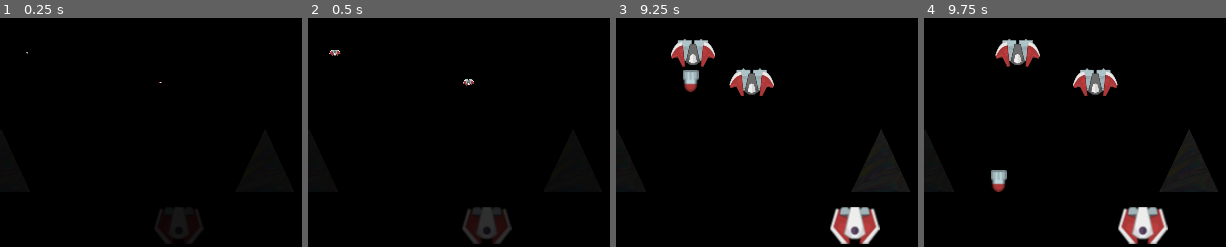
Above: before the commit, frames 1-4 (left to right).
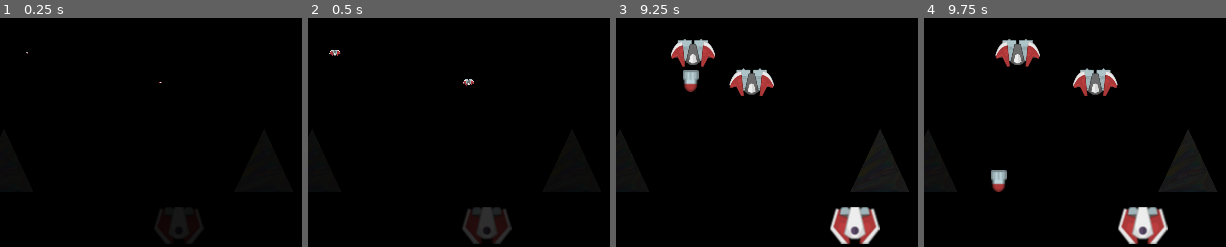
Above: after the commit, the same moments.

Repository: danboid/VGAces
Game: Godot game, scene res://Main.tscn
Two runs of this game, one before a commit and one after it. Both use one fixed random seed, a clock stepped at 60 frames per second and the inputs below.
Inputs:
- Up to frame 1 (0.25 s): no input
- Up to frame 2 (0.5 s): no input
- Up to frame 3 (9.25 s): hold Right (ui_right) 0.53-1.28 s; tap Space (ui_select) at 0.77, 1.52, 3.02, 3.77, 4.52, 6.02, 6.77, 7.52, 9.02 s; hold Left (ui_left) 1.28-2.03 s; hold Right (ui_right) 2.03-3.53 s; hold Left (ui_left) 3.53-5.78 s; hold Right (ui_right) 5.78-8.03 s; hold Left (ui_left) from 8.03 s (still down)
- Up to frame 4 (9.75 s): release Left (ui_left) at 9.53 s; hold Right (ui_right) from 9.53 s (still down)
The pictures show only the part of the screen within x 10-60%, y 50-100%; the shares and areas given below are measured in that part.

The runs differ from the first frame. In frame 3, 0.1% of the frame differs, in the area x 77-98%, y 48-76%; in frame 4, 0.1%.

Commit message:
Add spawn_widehorns()

Diff:
--- a/Main.gd
+++ b/Main.gd
@@ -8,6 +8,7 @@
 onready var velon = preload("res://Velon.tscn")
 onready var velons = get_node("Velons")
 onready var ovni = preload("res://Ovni.tscn")
+onready var widehorn = preload("res://Widehorn.tscn")
 
 var velocity = Vector2()
 var spacepressed = false
@@ -18,11 +19,13 @@
 var veloncount = 10
 var highscore = 0
 var ovnitimer = null
+var widehorns = 0
 
 func _ready():
 	randomize()
 	spawn_player()
 	spawn_velons(veloncount)
+	spawn_widehorns()
 	ovnitimer = Timer.new()
 	ovnitimer.set_name("ovnitimer")
 	ovnitimer.set_one_shot(true)
@@ -65,6 +68,9 @@
 		veloncount += 7
 		spawn_velons(veloncount)
 
+	if widehorns == 0:
+		spawn_widehorns()
+
 func fire():
 	if has_node("Player"):
 		pmisscount = pmisscount + 1
@@ -102,3 +108,18 @@
 	o.connect("scoreup", self, "update_score")
 	o.set_position(Vector2(-50,33))
 	$Siren.play()
+
+func spawn_widehorns():
+	var lw = widehorn.instance()
+	add_child(lw)
+	lw.set_position(Vector2(63,393))
+
+	var mw = widehorn.instance()
+	add_child(mw)
+	mw.set_position(Vector2(323,393))
+
+	var rw = widehorn.instance()
+	add_child(rw)
+	rw.set_position(Vector2(569,393))
+
+	widehorns = 3
--- a/Main.tscn
+++ b/Main.tscn
@@ -8,8 +8,7 @@
 [ext_resource path="res://ogg/explosion.ogg" type="AudioStream" id=6]
 [ext_resource path="res://ogg/death.ogg" type="AudioStream" id=7]
 [ext_resource path="res://ogg/siren.ogg" type="AudioStream" id=8]
-[ext_resource path="res://Widehorn.tscn" type="PackedScene" id=9]
-[ext_resource path="res://ogg/whinny.ogg" type="AudioStream" id=10]
+[ext_resource path="res://ogg/whinny.ogg" type="AudioStream" id=9]
 
 [node name="Main" type="Node" index="0"]
 
@@ -72,24 +71,9 @@
 mix_target = 0
 bus = "Master"
 
-[node name="Widehorn" parent="." index="7" instance=ExtResource( 9 )]
+[node name="Whinny" type="AudioStreamPlayer" parent="." index="7"]
 
-position = Vector2( 324, 393 )
-_sections_unfolded = [ "Transform" ]
-
-[node name="Widehorn2" parent="." index="8" instance=ExtResource( 9 )]
-
-position = Vector2( 60, 393 )
-_sections_unfolded = [ "Transform" ]
-
-[node name="Widehorn3" parent="." index="9" instance=ExtResource( 9 )]
-
-position = Vector2( 569, 393 )
-_sections_unfolded = [ "Transform" ]
-
-[node name="Whinny" type="AudioStreamPlayer" parent="." index="10"]
-
-stream = ExtResource( 10 )
+stream = ExtResource( 9 )
 volume_db = 0.0
 autoplay = false
 mix_target = 0
--- a/Widehorn.gd
+++ b/Widehorn.gd
@@ -4,6 +4,7 @@
 onready var sprite = get_node("Sprite")
 
 var colr = 0.06
+
 
 func _ready():
 	$Sprite.set("modulate",Color(colr, colr, colr, 1))
@@ -13,8 +14,9 @@
 	if colr < 1:
 		$Sprite.set("modulate",Color(colr, colr, colr, 1))
 	else:
+		$CollisionShape2D.disabled = true
+		get_node("/root/Main").widehorns -= 1
 		get_node("/root/Main/Whinny").play()
-		$CollisionShape2D.disabled = true
 		death.interpolate_property(sprite, "modulate", Color(1, 1, 1, 1), Color(1, 1, 1, 0), 2.0, Tween.TRANS_LINEAR, Tween.EASE_IN)
 		death.start()
 
--- a/Widehorn.tscn
+++ b/Widehorn.tscn
@@ -44,3 +44,5 @@
 playback/speed = 1.0
 
 [connection signal="area_entered" from="." to="." method="_on_Widehorn_area_entered"]
+
+[connection signal="tween_completed" from="Death" to="." method="_on_Death_tween_completed"]
Not shown: 1 places in Main.tscn that only renumber resources
